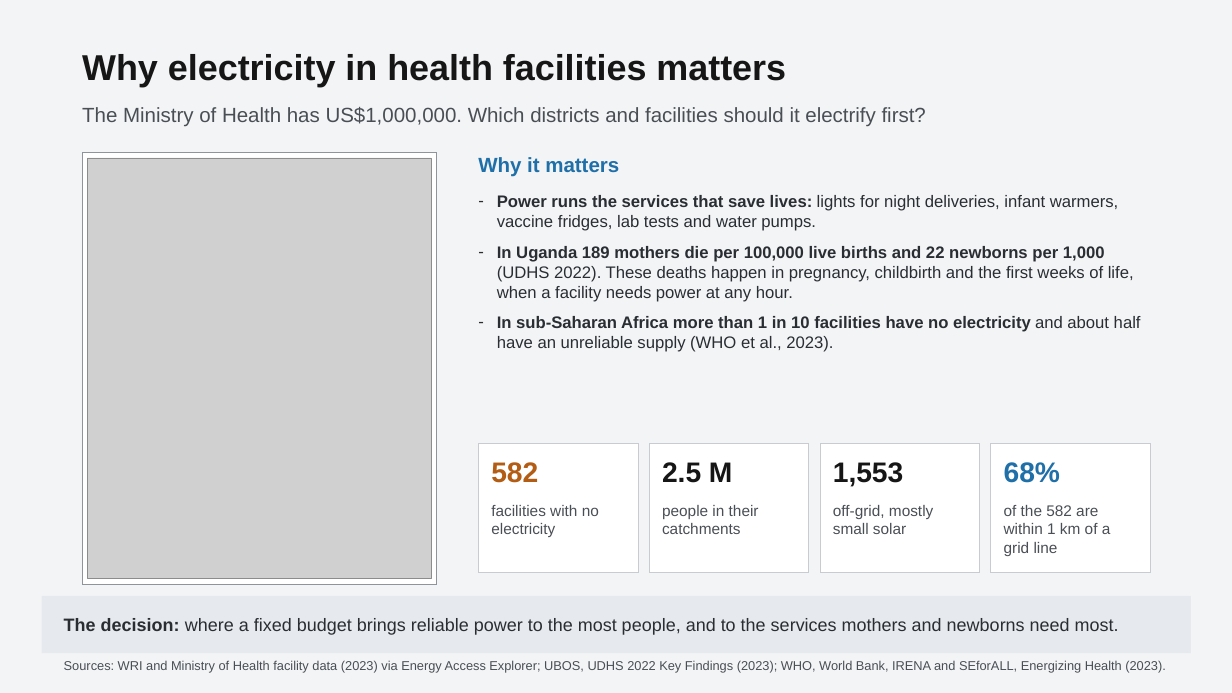
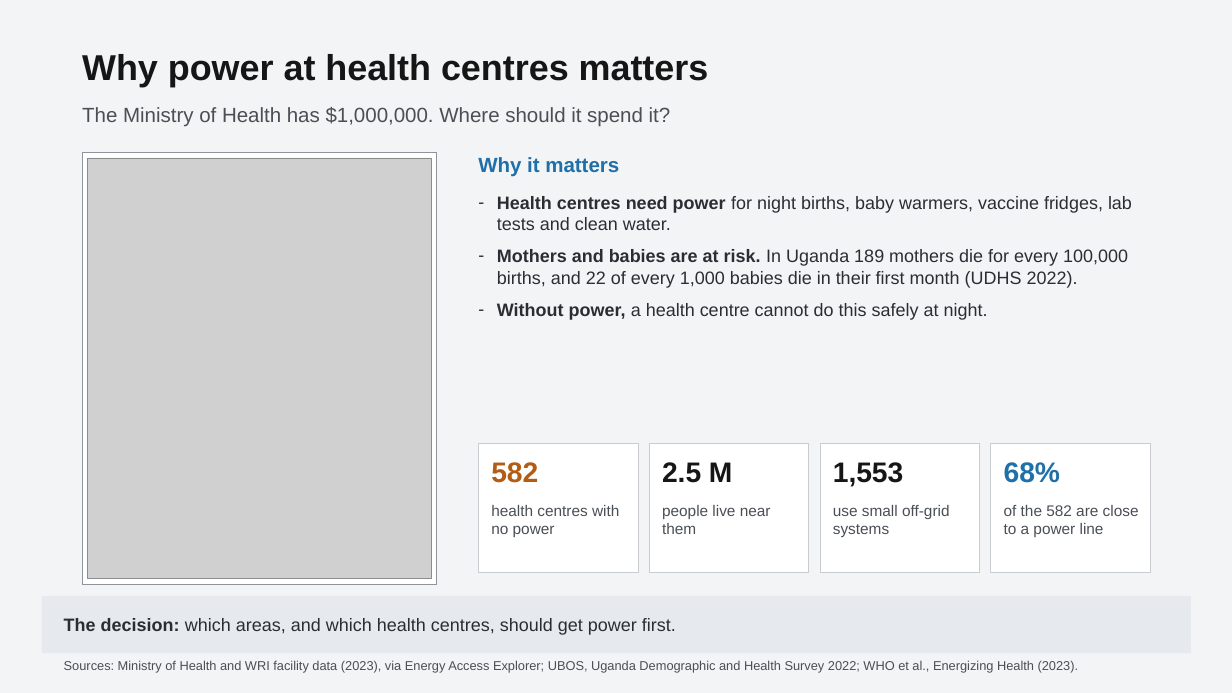
Before and after one commit to chilalaabubakar/EDA, a slide deck: slide 2 of presentation/Case_Study_4_Healthcare_Electrification_Uganda.pptx. Drawn at 1232x693 pixels with LibreOffice and Linux fonts; fonts in the diff are those of the drawing; grey boxes stand for pictures. Boxes give left, top, right and bottom in pixels: in the first picture for what was removed or moved away, otherwise in the second. Text is boxed around its words. In the diff, an @@ line names an element or a change of style, - is before the commit and + after.

```diff
--- a/presentation/Case_Study_4_Healthcare_Electrification_Uganda.pptx
+++ b/presentation/Case_Study_4_Healthcare_Electrification_Uganda.pptx
@@ text at box(82, 54, 709, 87): text changed @@
-Why electricity in health facilities matters
+Why power at health centres matters
@@ text at box(82, 107, 671, 127): text changed @@
-The Ministry of Health has US$1,000,000. Which districts and facilities should it electrify first?
+The Ministry of Health has $1,000,000. Where should it spend it?
@@ text at box(497, 196, 1132, 320): text changed; size 13 to 14 pt @@
-– Power runs the services that save lives: lights for night deliveries, infant warmers, vaccine fridges, lab tests and water pumps.
-– In Uganda 189 mothers die per 100,000 live births and 22 newborns per 1,000 (UDHS 2022). These deaths happen in pregnancy, childbirth and the first weeks of life, when a facility needs power at any hour.
-– In sub-Saharan Africa more than 1 in 10 facilities have no electricity and about half have an unreliable supply (WHO et al., 2023).
+– Health centres need power for night births, baby warmers, vaccine fridges, lab tests and clean water.
+– Mothers and babies are at risk. In Uganda 189 mothers die for every 100,000 births, and 22 of every 1,000 babies die in their first month (UDHS 2022).
+– Without power, a health centre cannot do this safely at night.
@@ text at box(491, 505, 619, 537): text changed @@
-facilities with no electricity
+health centres with no power
@@ text at box(662, 505, 771, 534): text changed @@
-people in their catchments
+people live near them
@@ text at box(833, 505, 950, 537): text changed @@
-off-grid, mostly small solar
+use small off-grid systems
@@ text at box(1004, 505, 1139, 537): text changed @@
-of the 582 are within 1 km of a grid line
+of the 582 are close to a power line
@@ text at box(64, 618, 676, 635): text changed @@
-The decision: where a fixed budget brings reliable power to the most people, and to the services mothers and newborns need most.
+The decision: which areas, and which health centres, should get power first.
@@ text at box(64, 660, 1079, 673): text changed @@
-Sources: WRI and Ministry of Health facility data (2023) via Energy Access Explorer; UBOS, UDHS 2022 Key Findings (2023); WHO, World Bank, IRENA and SEforALL, Energizing Health (2023).
+Sources: Ministry of Health and WRI facility data (2023), via Energy Access Explorer; UBOS, Uganda Demographic and Health Survey 2022; WHO et al., Energizing Health (2023).
```
Also in this commit, not shown: 6 other slides changed, 2 slides added, 8 slides removed, 2 other files.
